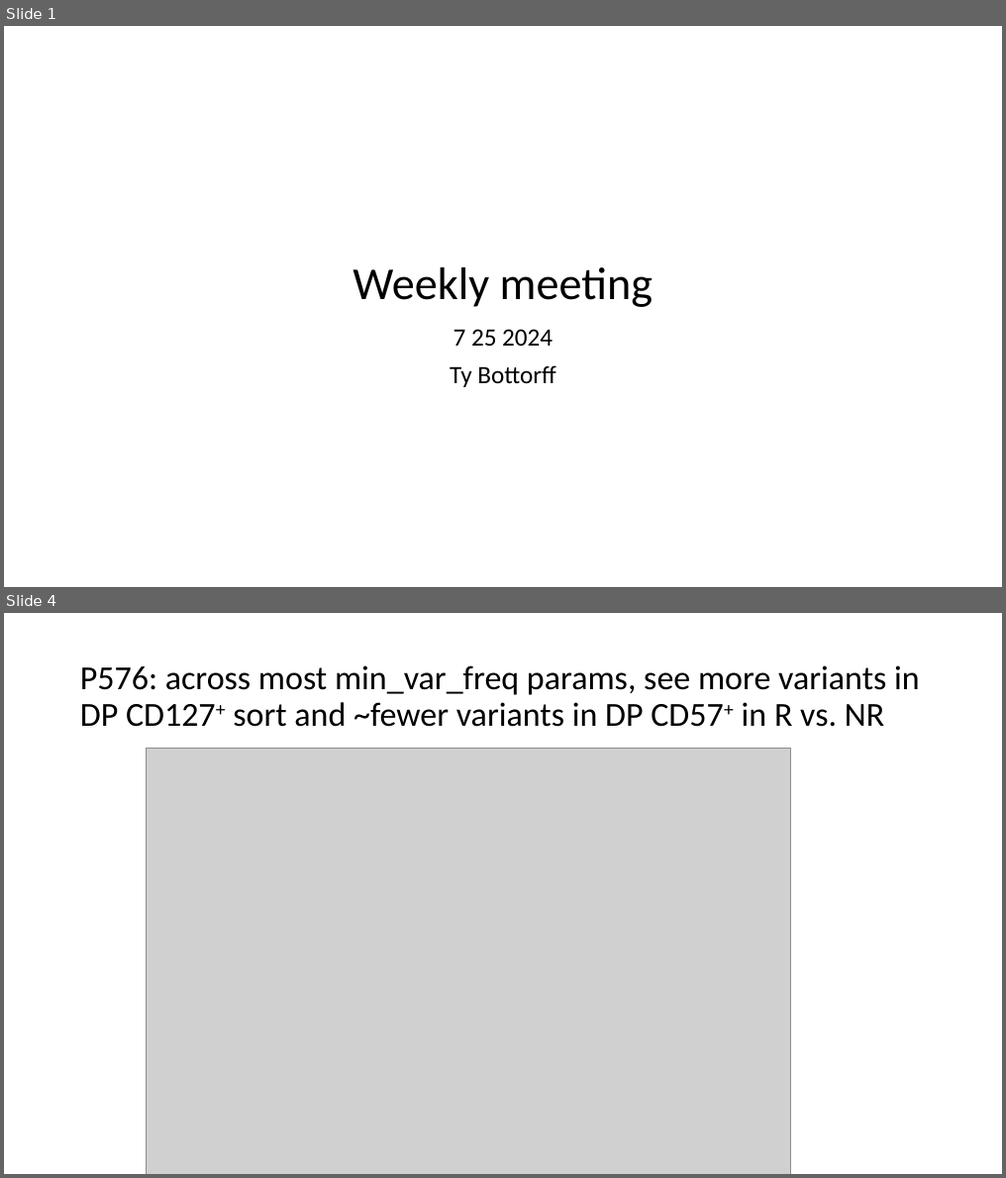
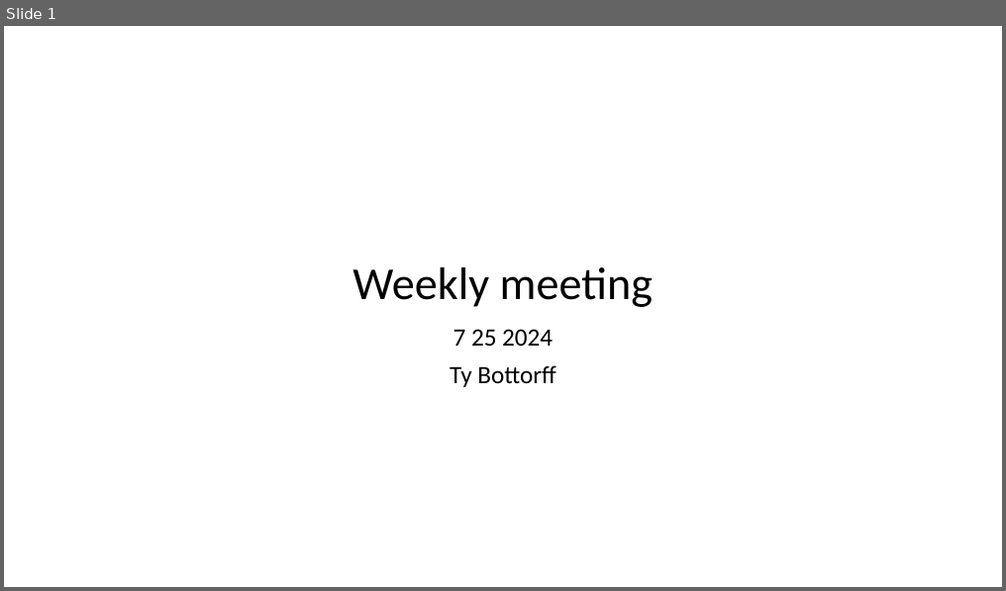
Before and after one commit to tybottorff/bottorffdocs, a slide deck: presentations/weekly_meetings/7_25_24.pptx. Shown one above the other, each under a label of ours: slides 1 and 4 before the commit, slide 1 after it; the slides between them are not shown. The pictures are 1006x1178 and 1006x591 pixels, drawn with LibreOffice and Linux fonts; fonts in the diff are those of the drawing; grey boxes stand for pictures. Boxes give left, top, right and bottom in pixels: in the first picture for what was removed or moved away, otherwise in the second. Text is boxed around its words. In the diff, an @@ line names an element or a change of style, - is before the commit and + after.

```diff
--- a/presentations/weekly_meetings/7_25_24.pptx
+++ b/presentations/weekly_meetings/7_25_24.pptx
@@ slide 4 removed at (x1=4, y1=613, x2=1002, y2=1174), background #FFFFFF @@
@@ title removed at (x1=80, y1=665, x2=920, y2=727) @@
-P576: across most min_var_freq params, see more variants in DP CD127+ sort and ~fewer variants in DP CD57+ in R vs. NR
@@ picture removed at (x1=147, y1=749, x2=791, y2=1174) @@
```
Also in this commit, not shown: 2 slides changed, 8 slides added, 3 other slides removed.
